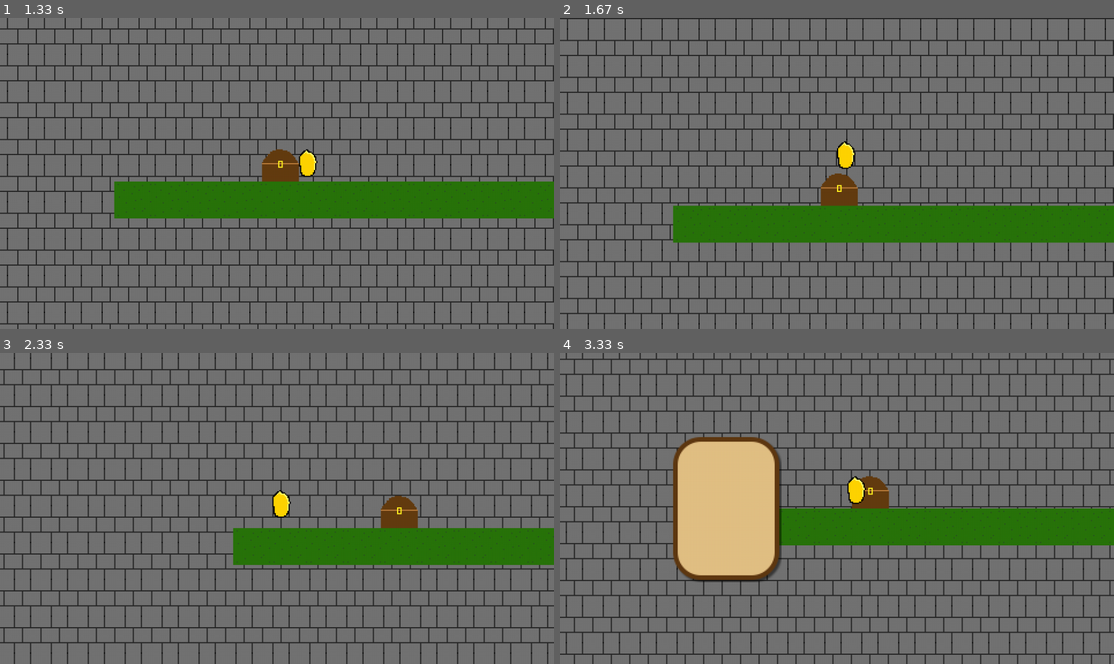
Above: before the commit, frames 1-4 (two rows, left to right).
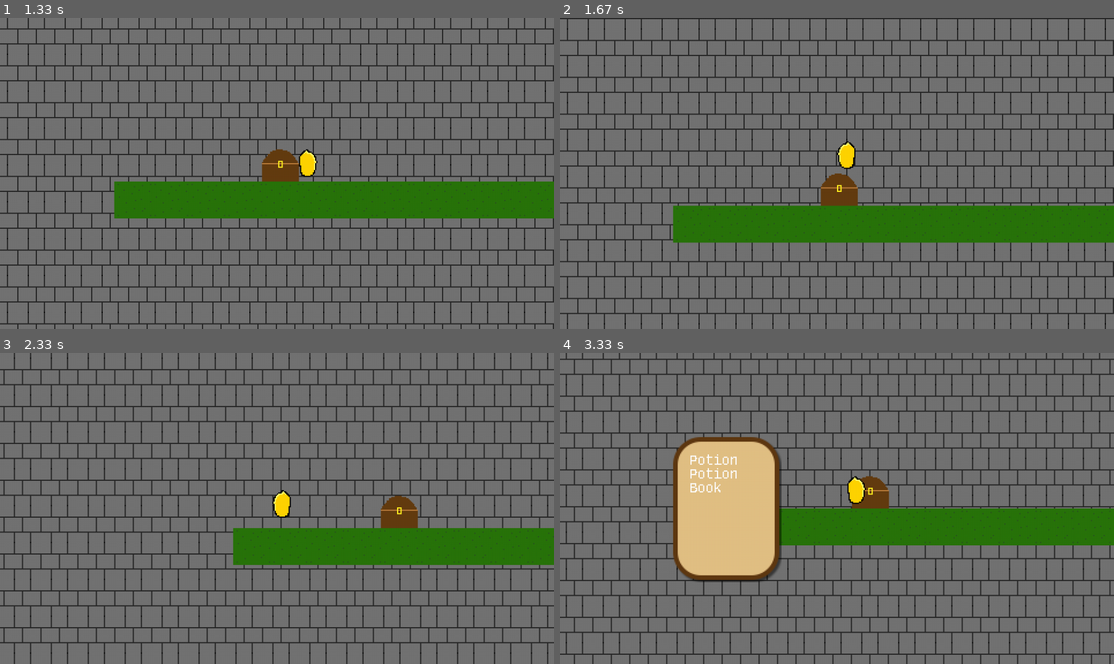
Above: after the commit, the same moments.

Repository: Firedan1176/Pygame-Platformer
Game: pygame game, started from game.py
The game is run twice, just before and just after one commit, with the same random seed, the same clock (stepped at 60 frames per second) and the same inputs.
Inputs:
- Up to frame 1 (1.33 s): hold Right 0.33-0.8 s; hold Right 0.83-1.3 s; tap Space at 0.9, 1.2 s
- Up to frame 2 (1.67 s): hold Left from 1.33 s (still down); tap Space at 1.4 s
- Up to frame 3 (2.33 s): tap Space at 1.7, 1.97, 2.27 s; release Left at 1.87 s; hold Left 1.9-2.3 s
- Up to frame 4 (3.33 s): hold Right 2.33-2.97 s; tap Space at 2.4, 2.7 s; tap E at 3 s

Frame 1 is identical in both runs. In frame 2, 0.1% of the frame differs, in the area x 50-54%, y 39-49%; in frame 3, 0.1%; in frame 4, 0.3%, in the area x 23-32%, y 32-45%.

Commit message:
Chest, Item, character facing

Diff:
--- a/game.py
+++ b/game.py
@@ -30,6 +30,9 @@
 
 scene = loading.load("test_map02")
 
+chest = objects.getObjectsOfType(Chest)[0]
+chest._items = [Item("Potion"), Item("Potion"), Item("Book")]
+
 
 
 #####
--- a/objects.py
+++ b/objects.py
@@ -77,6 +77,7 @@
         self.window = ui.ModalWindow(pos = "center", size = (96, 128))
         self.window.offsetPosition((-96, 0))
         self.window.visible = False
+        self.updateWindow()
 
     def __str__(self):
         return "Chest " + str(self.position)
@@ -86,32 +87,51 @@
         if len(self._items) == self.capacity:
             return False
         self._items += item
+        self.updateWindow()
         return True
 
-    """Removes an item from the Chest. Returns True if successfully removed."""
+    """Removes an item from the Chest. Returns the item if successfully removed."""
     def removeItem(self, item):
         if item in self._items:
             self._items.remove(item)
-            return True
+            self.updateWindow()
+            return item
         return False
 
     def updateWindow(self):
-        for item in self._items:
-            pass
-            #TODO: parent items to the ModalWindow as Text objects
+        for x in range(len(self.window.getChildren())):
+            self.window.getChildren()[0].destroy()
+
+        for x in range(len(self._items)):
+            _text = ui.Text(self.window, pos = (16, 16 + x * 12), text = self._items[x]._name)
+
 
     def interact(self, player):
         if not self.opened:
             player.frozen = True
-            print("Open chest!")
             self.updateWindow()
             self.window.visible = True
             self.opened = True
         else:
             player.frozen = False
-            print("Close chest!")
             self.window.visible = False
             self.opened = False
+
+class Item:
+    def __init__(self, name, sprite = None, action = None):
+        self._name = name
+        self._sprite = sprite
+        self._action = action
+
+    def run(self, args = None):
+        self._action(args)
+
+    def getSprite(self):
+        return self._sprite
+
+
+
+
 
 
 #Returns sublist of scene_gameobjects if it's the same classtype or one of its inherited are
--- a/player.py
+++ b/player.py
@@ -1,4 +1,5 @@
 import objects
+import pygame
 from pygame.locals import *
 from pygame.math import Vector2
 import inputcontrol
@@ -21,6 +22,7 @@
         self.static = False
         self.jumped = False
         self.wall_hug = False
+        self.dir = 1
         inputcontrol.createAxis("Move Horizontal", K_RIGHT, K_LEFT, self.move)
         inputcontrol.createInput("Attack", 1, KEYDOWN, self.attack)
         inputcontrol.createInput("Jump", K_SPACE, KEYDOWN, self.jump)
@@ -33,6 +35,10 @@
             #Move to a stop
             self.velocity = Vector2.lerp(self.velocity, Vector2(0, 0), self.inertia)
         else:
+            if self.dir != val and val != 0:
+                #Flip sprite
+                self.sprite = pygame.transform.flip(self.sprite, True, False)
+                self.dir = val
             #Regular movement
             self.velocity = Vector2.lerp(self.velocity, Vector2(val * self.speed, self.velocity.y), self.inertia)
 
--- a/ui.py
+++ b/ui.py
@@ -5,17 +5,30 @@
 _uiElements = []
 """Class used to define UI elements on screen"""
 class Panel:
-    def __init__(self, rect, parent = None, color = (64, 64, 64)):
+    def __init__(self, parent = None, rect = pygame.Rect(0, 0, 0, 0), color = (64, 64, 64)):
         self._rect = rect
         self._parent = parent
+        self._children = []
+        if self._parent:
+            self._parent._children.append(self)
         self._surface = pygame.Surface((rect.w, rect.h))
         self._color = color
         self._surface.fill(color)
+
 
         self.visible = True
 
         global _uiElements
         _uiElements.append(self)
+
+    def destroy(self):
+        global _uiElements
+        _uiElements.remove(self)
+
+        if self._parent:
+            self._parent._children.remove(self)
+
+        del self
 
     def getParent(self):
         return self._parent
@@ -25,15 +38,30 @@
             raise TypeError('Target parent must derive from Panel')
         self._parent = target
 
+    def getChildren(self):
+        return self._children
+
     def offsetPosition(self, position):
         self._rect = self._rect.move(position)
 
     def setPosition(self, position):
         self._rect.topleft = position
 
+    def setRect(self, rect):
+        self._rect = rect
+
+    def getPosition(self):
+        if self._parent:
+            return tuple(self._parent._rect[x] + self._rect[x] for x in range(2))
+        else:
+            return self._rect.topleft
+
+    def __repr__(self):
+        return "Panel " + str(self._rect)
+
 class Text(Panel):
-    def __init__(self, pos = (0, 0), text = "", textColor = (255, 255, 255), size = 1):
-        super().__init__(pygame.Rect(pos[0], pos[1], 1, 1), color = textColor)
+    def __init__(self, parent = None, pos = (0, 0), text = "", textColor = (255, 255, 255), size = 1):
+        super().__init__(parent, pygame.Rect(pos[0], pos[1], 1, 1), color = textColor)
         self._color = textColor
         self._font = pygame.font.SysFont("Courier", 12)
         self._size = size
@@ -54,31 +82,39 @@
         self._rect = pygame.Rect(position[0], position[1], self._rect.w, self._rect.h)
 
     def render(self, display):
-        display.blit(self._surface, self._rect)
+        display.blit(self._surface, self.getPosition())
+
+    def __repr__(self):
+        return "\"" + self.text + "\""
 
 class ModalWindow(Panel):
 
     GENERIC = "art/ui/modal_generic.png"
 
 
-    def __init__(self, pos = (0, 0), size = (96, 96), windowType = GENERIC):
+    def __init__(self, parent = None, pos = (0, 0), size = (96, 96), windowType = GENERIC):
         #TODO: Expand these, add more stickies
         if type(pos) == str:
             displaySize = (SCREENWIDTH, SCREENHEIGHT)
             if pos == "center":
                 pos = ((displaySize[0] / 2) - (size[0] / 2), (displaySize[1] / 2) - (size[1] / 2))
-        super().__init__(pygame.Rect(pos, size))
+
+        super().__init__(parent, pygame.Rect(pos, size))
         self._surface = sprite2.loadSprite(ModalWindow.GENERIC, mode = "9slice", scale = size)
 
     def render(self, display):
-        display.blit(self._surface, self._rect)
+        display.blit(self._surface, self.getPosition())
 
     def scale(self, size):
         self._rect = self._rect.inflate(size)
         self._surface = sprite2.loadSprite(ModalWindow.GENERIC, mode = "9slice", scale = self._rect.size, exclude = True)
 
-
+    def __repr__(self):
+        return "ModalWindow " + str(self._rect)
 
 def render(display):
     for element in _uiElements:
-        if element.visible: element.render(display)
+        if element._parent:
+            if element._parent.visible and element.visible:
+                element.render(display)
+        elif element.visible: element.render(display)
